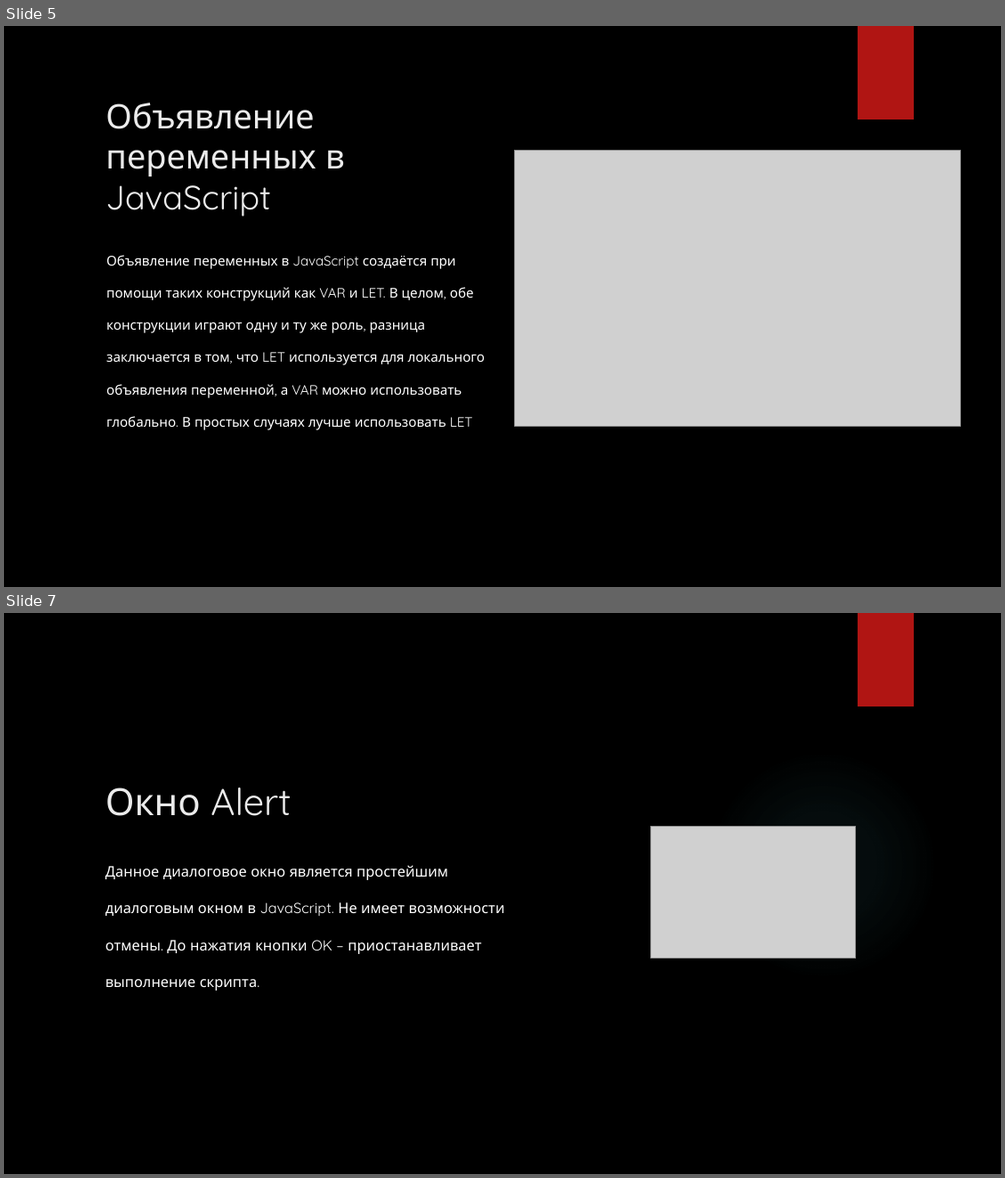
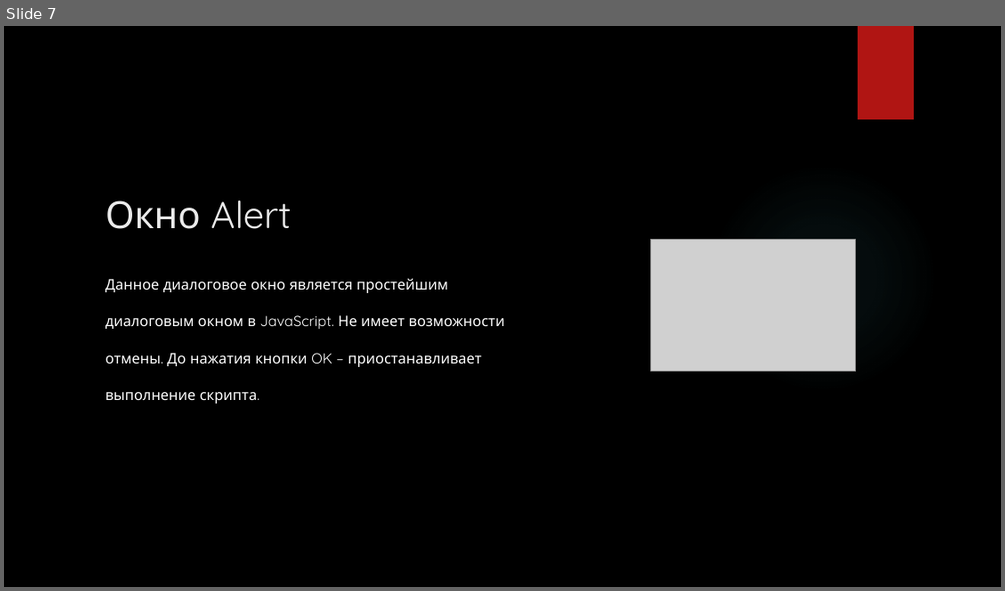
Before and after one commit to Andrew3100/JavaScriptLessons, a slide deck: Массивы/Введение в JavaScript.pptx. Shown one above the other, each under a label of ours: slides 5 and 7 before the commit, slide 7 after it; the slides between them are not shown. The pictures are 1005x1178 and 1005x591 pixels, drawn with LibreOffice and Linux fonts; fonts in the diff are those of the drawing; grey boxes stand for pictures; background and template pictures are left out. Boxes give left, top, right and bottom in pixels: in the first picture for what was removed or moved away, otherwise in the second. Text is boxed around its words. In the diff, an @@ line names an element or a change of style, - is before the commit and + after.

```diff
--- a/Массивы/Введение в JavaScript.pptx
+++ b/Массивы/Введение в JavaScript.pptx
@@ slide 5 removed at bbox=[4, 26, 1001, 587], background picture (left out); not listed: 1 template element that a slide beside it also shows @@
@@ title removed at bbox=[105, 103, 345, 216] @@
-Объявление переменных в JavaScript
@@ picture removed at bbox=[515, 150, 961, 426] @@
@@ text removed at bbox=[106, 255, 485, 430] @@
-Объявление переменных в JavaScript создаётся при помощи таких конструкций как VAR и LET. В целом, обе конструкции играют одну и ту же роль, разница заключается в том, что LET используется для локального объявления переменной, а VAR можно использовать глобально. В простых случаях лучше использовать LET
```
Also in this commit, not shown: 3 slides changed, 3 slides added, 2 other slides removed.
